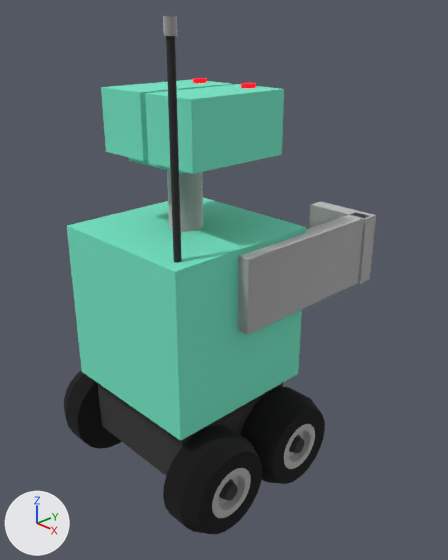
One commit to the Blender file assets/model/r1000.blend: the scene before it, then after it.
Rendered twice from a 50 mm lens placed at (1.197, -1.019, 1.255), pointed at (0.007, 0.125, 0.555). The axes (+X, +Y, +Z) are drawn at lower left. The lights are the same throughout.

Script lines for the objects in view, before the commit:
```python
me_cube_003 = bpy.data.meshes.new('Cube.003')
me_cube_003.from_pydata(...)  # a box spanning x -1.0..1.0, y -1.0..1.0, z -1.0..1.0
me_cube_003.materials.append(mat_defaultmat_001)  # white #ffffff
me_cube_004 = bpy.data.meshes.new('Cube.004')
me_cube_004.from_pydata(...)  # a box spanning x -1.0..1.0, y -1.0..1.0, z -1.0..1.0
me_cube_004.materials.append(mat_defaultmat_001)  # white #ffffff
me_cube_007 = bpy.data.meshes.new('Cube.007')
me_cube_007.from_pydata(...)  # a box spanning x -1.0..1.0, y -1.0..1.0, z -1.0..1.0
me_cube_007.materials.append(mat_plastic_001)  # dark grey #606060
ob_cube_002 = bpy.data.objects.new('Cube.002', me_cube_003)
ob_cube_002.location = (0.228, 0.219, 0.628)
ob_cube_002.scale = (0.025, 0.25, 0.1)
ob_cube_003 = bpy.data.objects.new('Cube.003', me_cube_004)
ob_cube_003.location = (0.16, 0.464, 0.628)
ob_cube_003.scale = (0.1, 0.025, 0.1)
ob_cube_007 = bpy.data.objects.new('Cube.007', me_cube_007)
ob_cube_007.location = (-0.005, -0.002, 0.297)
ob_cube_007.scale = (0.194, 0.194, 0.194)
# also in view: 'Cube.004' at (-0.095, 0.027, 1.012); 'Cube.001' at (0.084, 0.027, 1.012); 'wheel_frontLeft.004' at (0.253, -0.137, 0.133); 'Cylinder.002' at (-0.005, -0.002, 0.833); 'wheel_frontLeft.003' at (0.253, 0.132, 0.133)
```
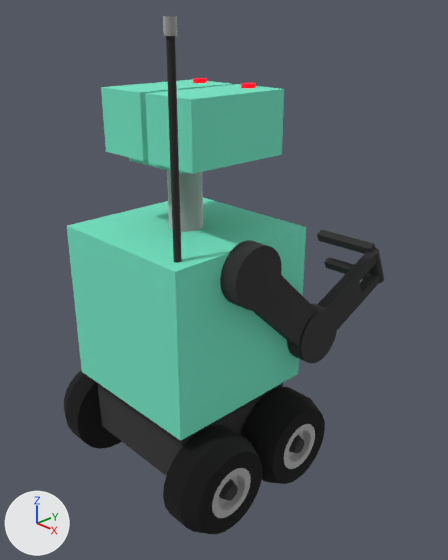
The change in detail:
Material 'plastic.002' (mat_plastic_002) is new.
Its base color is (0.117, 0.117, 0.117) (dark grey #606060).
Its metallic is 1.0.
Its roughness is 1.0.
Mesh me_cube_021 is new.
It has 24 vertices, 12 faces and spans x -1.0..1.0, y -1.0..1.0, z -1.0..1.0.
It uses material mat_plastic_002 (dark grey #606060).
Mesh me_cylinder_012 is new.
It has 192 vertices, 124 faces and spans x -1.0..1.0, y -1.0..1.0, z -1.0..1.0.
It uses material mat_plastic_002 (dark grey #606060).
Object 'Cube.002' (ob_cube_002) is deleted.
Object 'Cube.003' (ob_cube_003) is deleted.
Object 'Cube.012' (ob_cube_012) is new; it shows me_cube_021.
Its location is (0.142, 0.52, 0.608).
Its rotation in degrees is (-91, -24, 90).
Its scale is (0.0135, 0.0129, 0.0992).
Object 'Cube.013' (ob_cube_013) is new; it shows a copy of me_cube_021.
Its location is (0.143, 0.567, 0.501).
Its rotation in degrees is (-89, 24, -90).
Its scale is (0.0135, 0.0129, 0.0992).
Object 'Cube.011' (ob_cube_011) is new; it shows a copy of me_cube_021.
Its location is (0.244, 0.503, 0.497).
Its rotation in degrees is (66, 179, -0).
Its scale is (0.0157, 0.0151, 0.0468).
Object 'Cube.010' (ob_cube_010) is new; it shows a copy of me_cube_021.
Its location is (0.243, 0.472, 0.569).
Its rotation in degrees is (66, 179, -0).
Its scale is (0.0157, 0.0151, 0.0468).
Object 'Cylinder.009' (ob_cylinder_009) is new; it shows me_cylinder_012.
Its location is (0.243, 0.539, 0.553).
Its rotation in degrees is (66, 0.8, 180).
Its scale is (0.0193, 0.0562, 0.0193).
Object 'Cube.009' (ob_cube_009) is new; it shows a copy of me_cube_021.
Its location is (0.244, 0.37, 0.482).
Its rotation in degrees is (66, 179, -0).
Its scale is (0.0157, 0.0545, 0.082).
Object 'Cylinder.008' (ob_cylinder_008) is new; it shows a copy of me_cylinder_012.
Its location is (0.245, 0.243, 0.429).
Its rotation in degrees is (-2, 114, -92).
Its scale is (0.0803, 0.0263, 0.0803).
Object 'Cube.008' (ob_cube_008) is new; it shows a copy of me_cube_021.
Its location is (0.244, 0.096, 0.567).
Its rotation in degrees is (-46, 0, -180).
Its scale is (0.0201, 0.0545, 0.172).
Object 'Cylinder' (ob_cylinder) is new; it shows a copy of me_cylinder_012.
Its location is (0.244, -0.011, 0.68).
Its rotation in degrees is (0, 36, -90).
Its scale is (0.0803, 0.0263, 0.0803).

Boxes (x1, y1, x2, y2) around the edits, measured in the pictures (448 x 560 px):
'Cube.002', deleted: before (238, 214, 369, 335)
'Cylinder', added: after (220, 240, 282, 310)
'Cube.008', added: after (252, 275, 317, 346)
'Cylinder.008', added: after (287, 304, 337, 363)
'Cube.003', deleted: before (309, 202, 376, 284)
'Cube.009', added: after (317, 271, 364, 330)
'Cube.012', added: after (317, 230, 375, 254)
'Cube.010', added: after (349, 253, 376, 281)
'Cube.013', added: after (324, 257, 370, 280)
'Cube.011', added: after (360, 272, 380, 299)
'Cylinder.009', added: after (366, 248, 384, 283)
